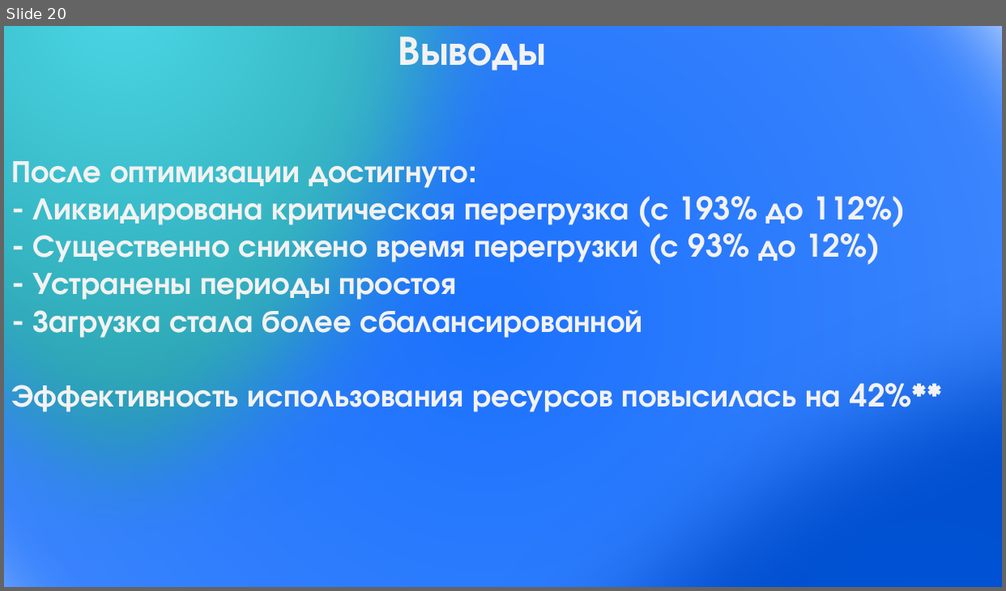
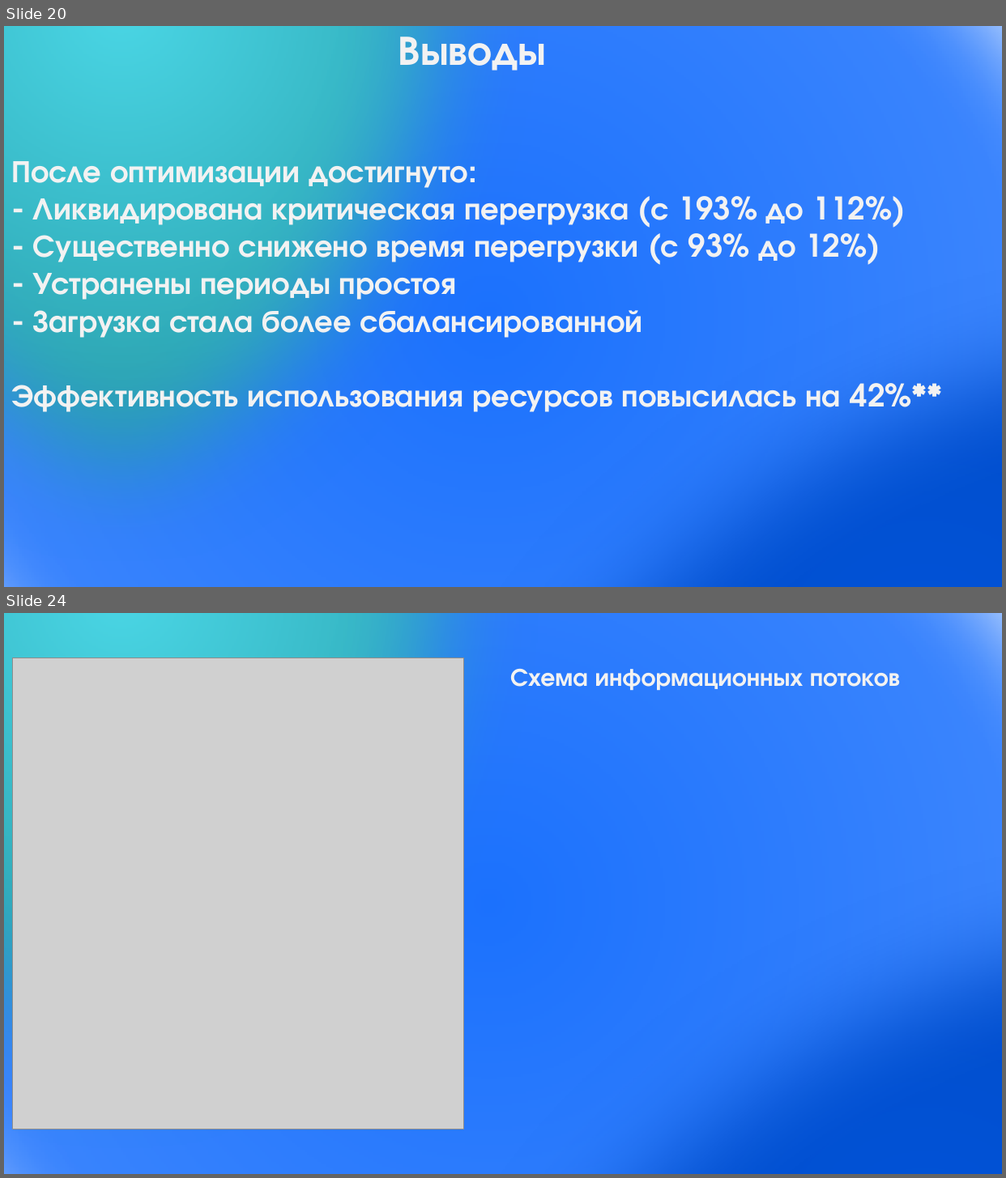
Before and after one commit to HozainFermi/upp, a slide deck: Презентация1.pptx. Shown one above the other, each under a label of ours: slide 20 before the commit, slides 20 and 24 after it; the slides between them are not shown. The pictures are 1006x591 and 1006x1178 pixels, drawn with LibreOffice and Linux fonts; fonts in the diff are those of the drawing; grey boxes stand for pictures. Boxes give left, top, right and bottom in pixels: in the first picture for what was removed or moved away, otherwise in the second. Text is boxed around its words. In the diff, an @@ line names an element or a change of style, - is before the commit and + after.

```diff
--- a/Презентация1.pptx
+++ b/Презентация1.pptx
@@ slide 24 added at (4,613,1002,1174), background #FFFFFF @@
@@ ellipse added at (4,613,1002,1174), fill gradient #002D76 to #1B71FD to #72A7FE, outline #43739E 1 pt @@
@@ ellipse added at (4,613,550,1174), fill gradient #4AD6E5 to #137C87, outline #43739E 1 pt @@
@@ picture added at (12,658,463,1130) @@
@@ ellipse added at (245,657,1002,1174), fill gradient #156EFF to #0153D9 to #0046B8, outline #43739E 1 pt @@
@@ text added at (510,669,900,690), 24 pt, text #F2F2F2, bold @@
+Схема информационных потоков
```
Also in this commit, not shown: 13 other slides added, 2 other files.
